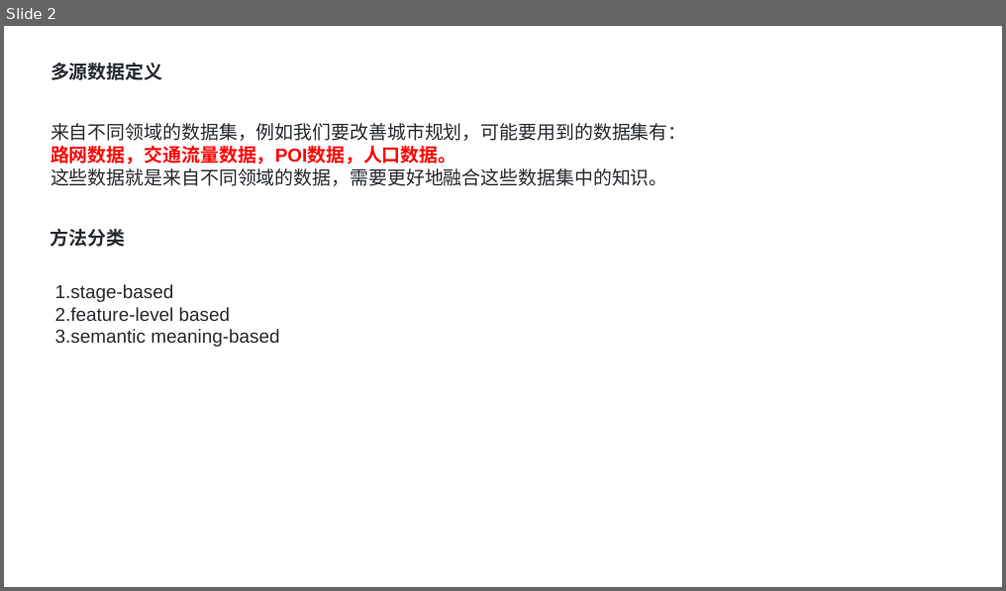
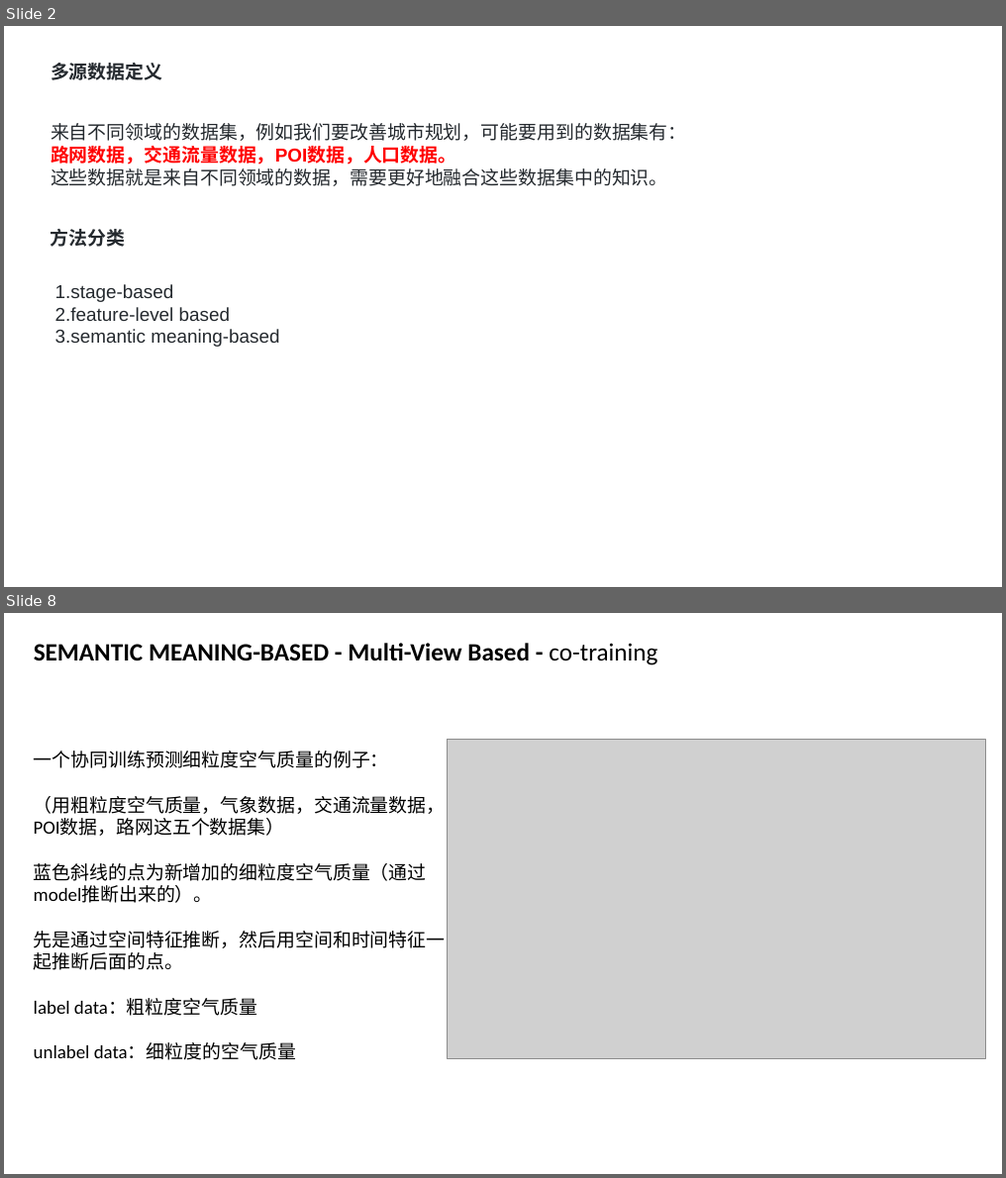
Before and after one commit to zhengsai168/zhengsai-awesome, a slide deck: paper-note/Urban-Computing/多源数据融合-综述.pptx. Shown one above the other, each under a label of ours: slide 2 before the commit, slides 2 and 8 after it; the slides between them are not shown. The pictures are 1006x591 and 1006x1178 pixels, drawn with LibreOffice and Linux fonts; fonts in the diff are those of the drawing; grey boxes stand for pictures. Boxes give left, top, right and bottom in pixels: in the first picture for what was removed or moved away, otherwise in the second. Text is boxed around its words. In the diff, an @@ line names an element or a change of style, - is before the commit and + after.

```diff
--- a/paper-note/Urban-Computing/多源数据融合-综述.pptx
+++ b/paper-note/Urban-Computing/多源数据融合-综述.pptx
@@ slide 8 added at (4, 613, 1002, 1174), background #FFFFFF @@
@@ text added at (34, 643, 657, 665), 24 pt, text #000000, bold @@
+SEMANTIC MEANING-BASED - Multi-View Based - co-training
@@ text added at (34, 751, 446, 1060), 18 pt, text #000000 @@
+一个协同训练预测细粒度空气质量的例子：
+（用粗粒度空气质量，气象数据，交通流量数据，POI数据，路网这五个数据集）
+蓝色斜线的点为新增加的细粒度空气质量（通过model推断出来的）。
+先是通过空间特征推断，然后用空间和时间特征一起推断后面的点。
+label data：粗粒度空气质量
+unlabel data：细粒度的空气质量
@@ picture added at (448, 740, 985, 1059) @@
```
Also in this commit, not shown: 1 slide changed, 10 other slides added, 11 slides removed, 1 other file.
